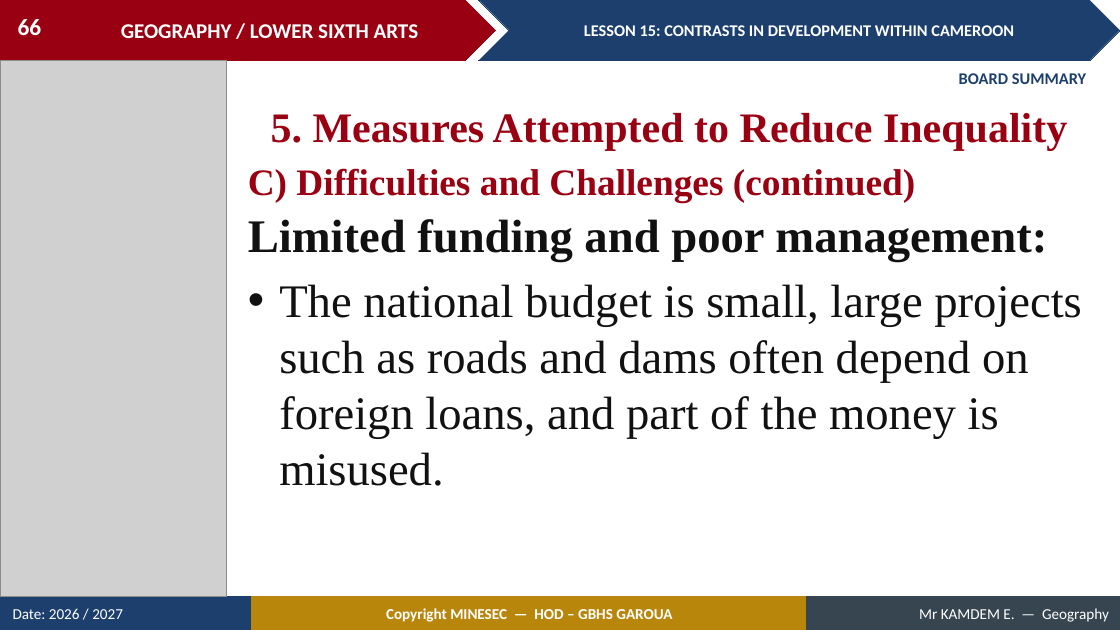
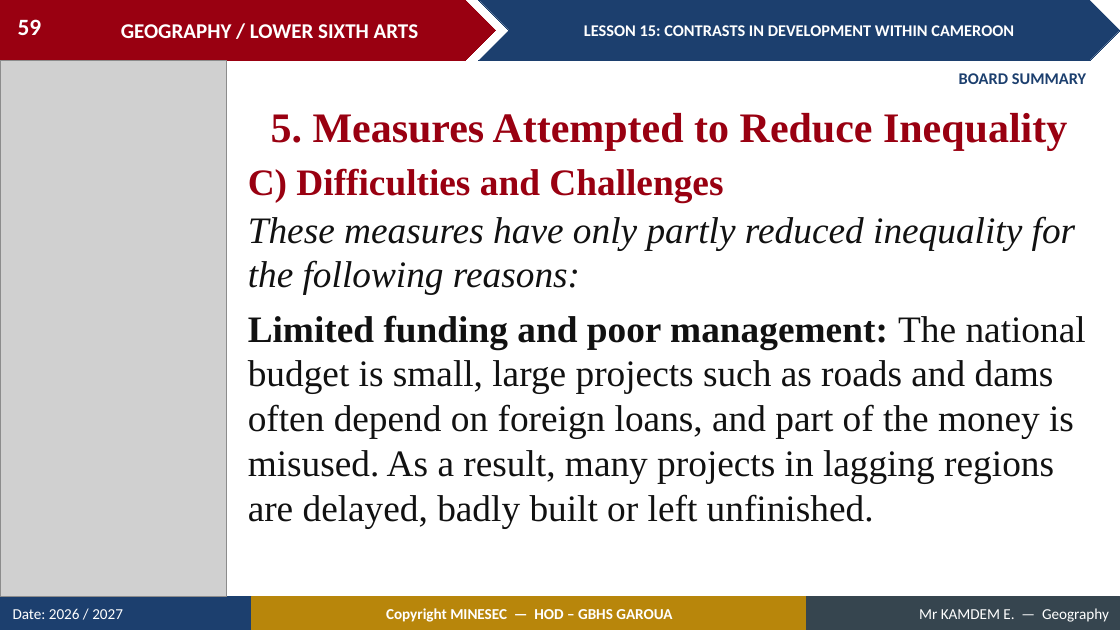
Before and after one commit to Berthautk/linea-github, a slide deck: slide 59 of lecons/LSA/Geography of Cameroon/15_LSA_CAM_L15_Contrasts_in_Development_within_Cameroon.pptx (slide 66 before the commit). Drawn at 1120x630 pixels with LibreOffice and Linux fonts; fonts in the diff are those of the drawing; grey boxes stand for pictures. Boxes give left, top, right and bottom in pixels: in the first picture for what was removed or moved away, otherwise in the second. Text is boxed around its words. In the diff, an @@ line names an element or a change of style, - is before the commit and + after.

```diff
--- a/lecons/LSA/Geography of Cameroon/15_LSA_CAM_L15_Contrasts_in_Development_within_Cameroon.pptx
+++ b/lecons/LSA/Geography of Cameroon/15_LSA_CAM_L15_Contrasts_in_Development_within_Cameroon.pptx
@@ page number at [18,19,42,35]: text changed @@
-66
+59
@@ text at [248,168,723,202]: text changed @@
-C) Difficulties and Challenges (continued)
+C) Difficulties and Challenges
@@ text at [248,216,1086,528]: text changed; size 40 to 32 pt @@
-Limited funding and poor management:
-• The national budget is small, large projects such as roads and dams often depend on foreign loans, and part of the money is misused.
+These measures have only partly reduced inequality for the following reasons:
+Limited funding and poor management: The national budget is small, large projects such as roads and dams often depend on foreign loans, and part of the money is misused. As a result, many projects in lagging regions are delayed, badly built or left unfinished.
```
Also in this commit, not shown: 20 other slides changed, 3 slides added, 14 slides removed, 5 other files.
